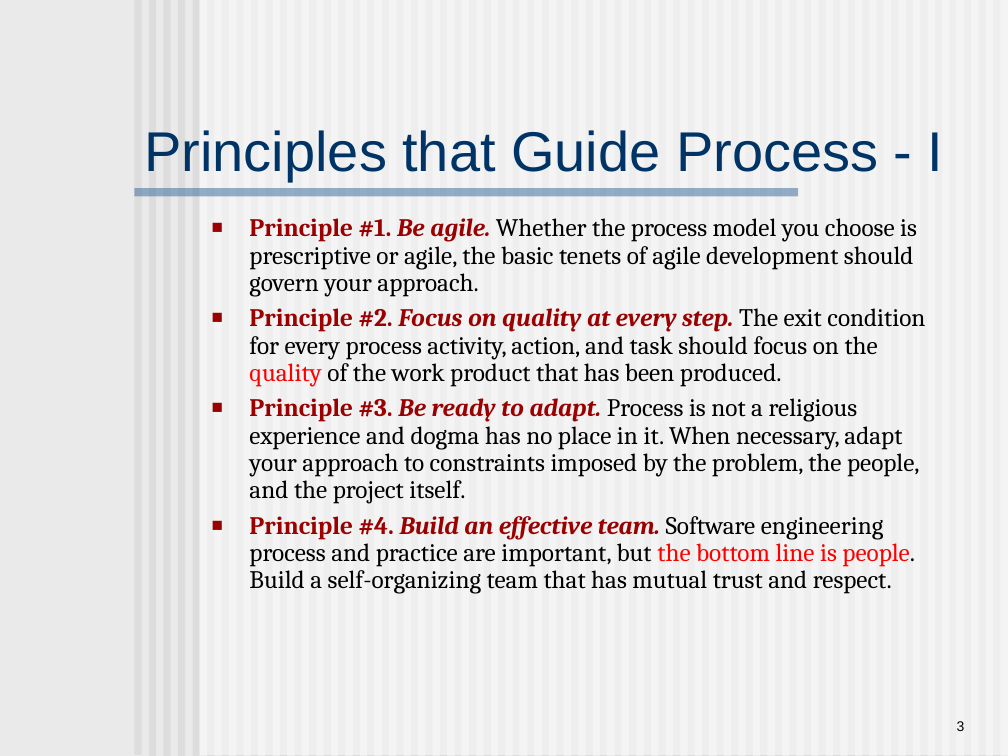
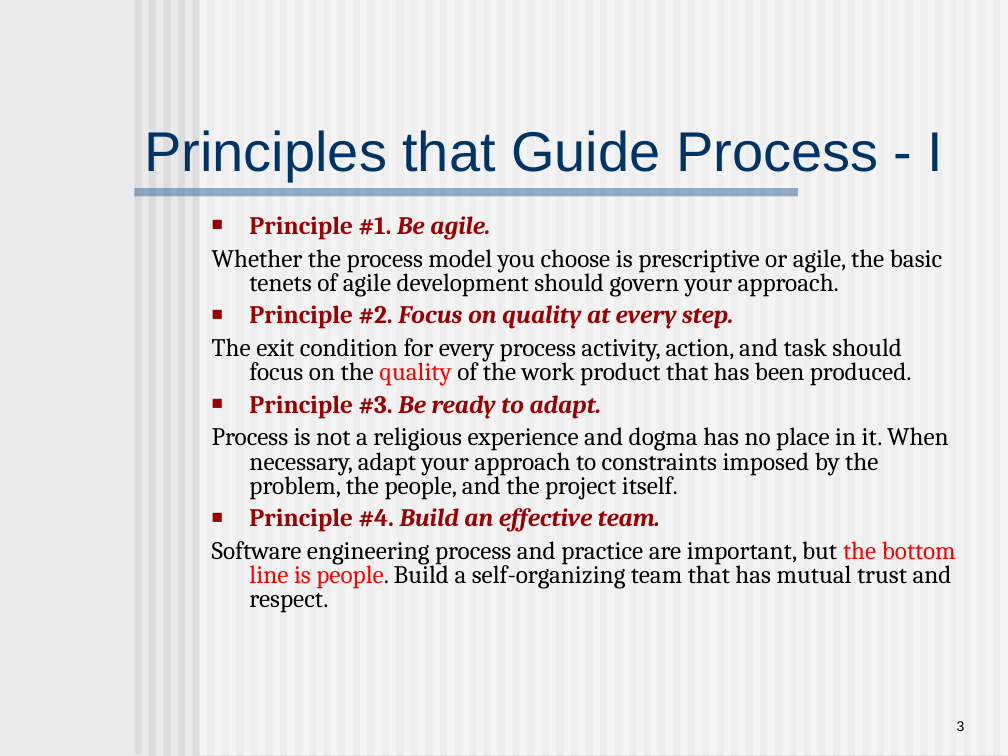
Before and after one commit to swtv-kaist/cs350-fall25, a slide deck: slide 3 of slides/lec20-ch6-principles.ppt. Drawn at 1008x756 pixels with LibreOffice and Linux fonts; fonts in the diff are those of the drawing. Boxes give left, top, right and bottom in pixels: in the first picture for what was removed or moved away, otherwise in the second. Text is boxed around its words. In the diff, an @@ line names an element or a change of style, - is before the commit and + after.

```diff
--- a/slides/lec20-ch6-principles.ppt
+++ b/slides/lec20-ch6-principles.ppt
@@ text at (x1=212, y1=216, x2=956, y2=613): text changed @@
-■ Principle #1. Be agile. Whether the process model you choose is prescriptive or agile, the basic tenets of agile development should govern your approach.
-■ Principle #2. Focus on quality at every step. The exit condition for every process activity, action, and task should focus on the quality of the work product that has been produced.
-■ Principle #3. Be ready to adapt. Process is not a religious experience and dogma has no place in it. When necessary, adapt your approach to constraints imposed by the problem, the people, and the project itself.
-■ Principle #4. Build an effective team. Software engineering process and practice are important, but the bottom line is people. Build a self-organizing team that has mutual trust and respect.
+■ Principle #1. Be agile.
+Whether the process model you choose is prescriptive or agile, the basic tenets of agile development should govern your approach.
+■ Principle #2. Focus on quality at every step.
+The exit condition for every process activity, action, and task should focus on the quality of the work product that has been produced.
+■ Principle #3. Be ready to adapt.
+Process is not a religious experience and dogma has no place in it. When necessary, adapt your approach to constraints imposed by the problem, the people, and the project itself.
+■ Principle #4. Build an effective team.
+Software engineering process and practice are important, but the bottom line is people. Build a self-organizing team that has mutual trust and respect.
```
Also in this commit, not shown: 7 other slides changed, 1 other file.
